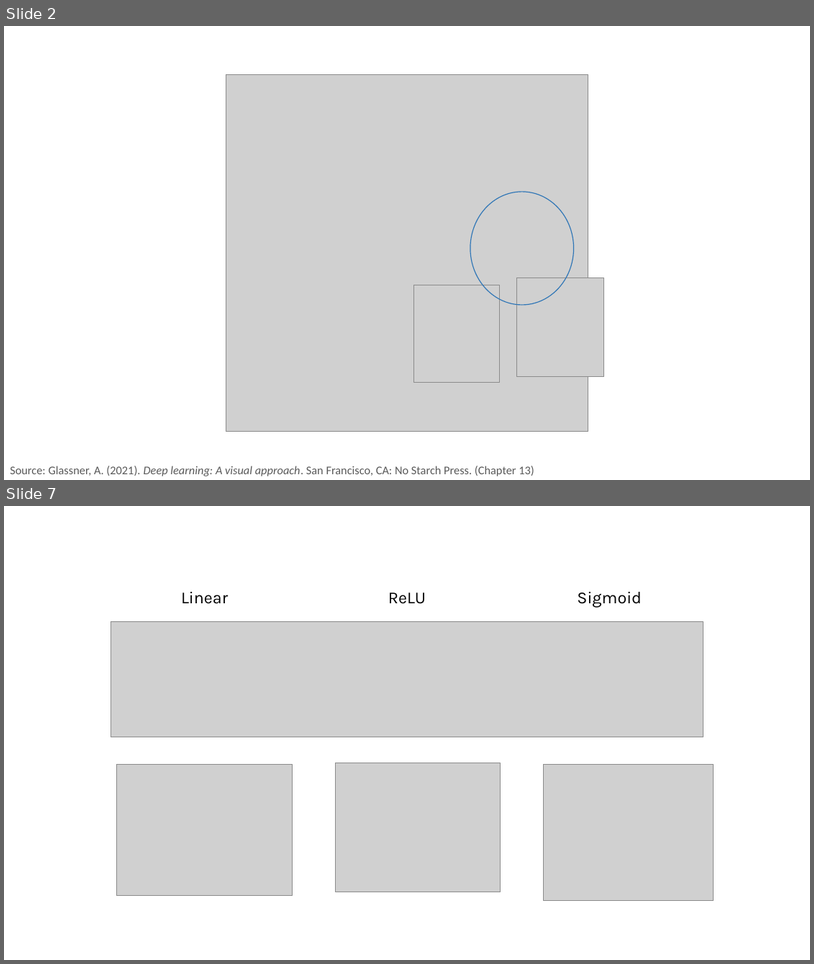
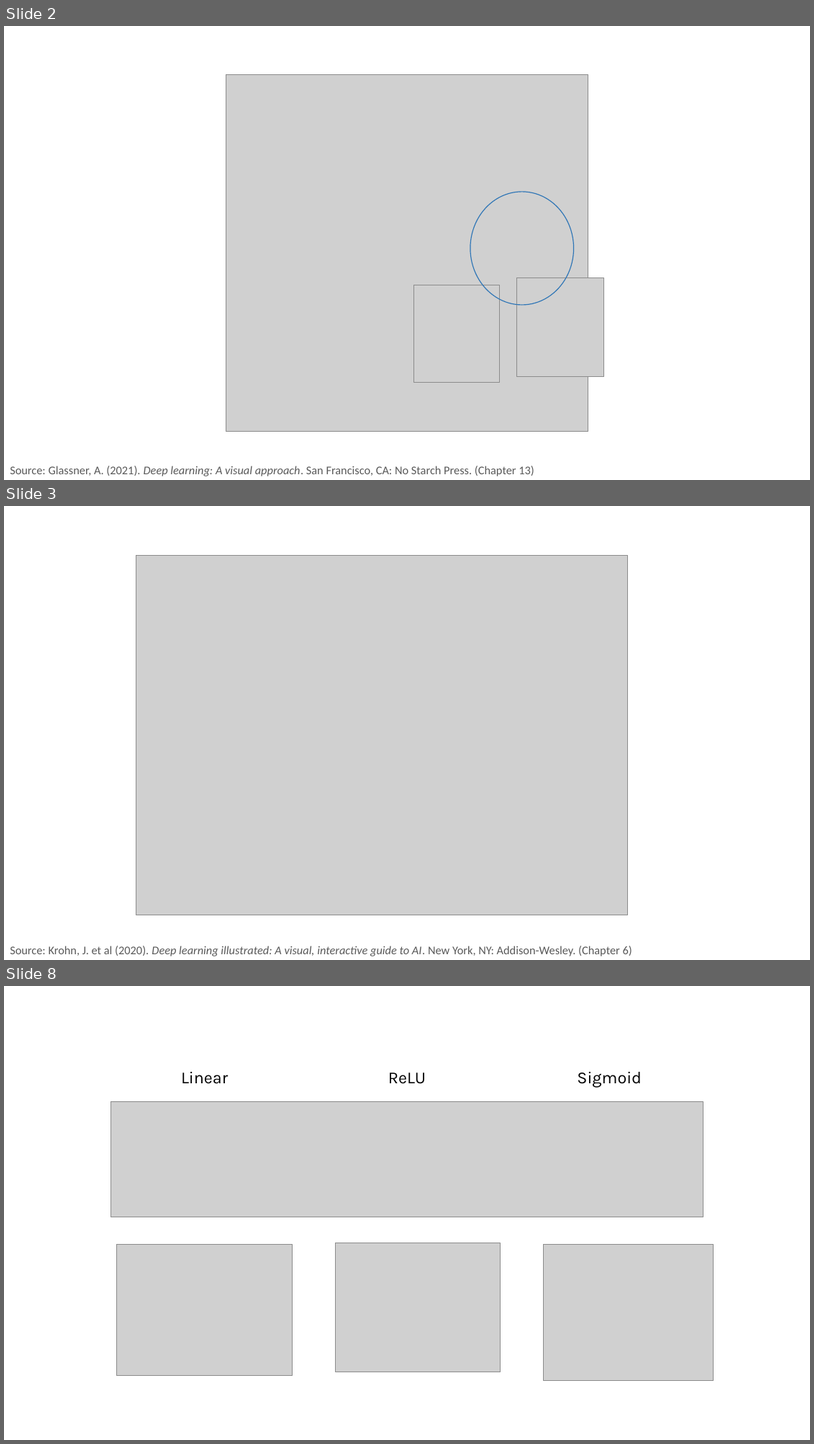
Before and after one commit to PracticumAI/deep_learning, a slide deck: presentations/02.2_activation_functions.pptx. Shown one above the other, each under a label of ours: slides 2 and 7 before the commit, slides 2, 3 and 8 after it; the slides between them are not shown. The pictures are 814x964 and 814x1444 pixels, drawn with LibreOffice and Linux fonts; fonts in the diff are those of the drawing; grey boxes stand for pictures; background and template pictures are left out. Boxes give left, top, right and bottom in pixels: in the first picture for what was removed or moved away, otherwise in the second. Text is boxed around its words. In the diff, an @@ line names an element or a change of style, - is before the commit and + after.

```diff
--- a/presentations/02.2_activation_functions.pptx
+++ b/presentations/02.2_activation_functions.pptx
@@ slide 3 added at box(4, 506, 810, 960), background #FFFFFF @@
@@ picture added at box(136, 556, 628, 914) @@
@@ text added at box(10, 945, 633, 956), 14 pt, text #595959 @@
+Source: Krohn, J. et al (2020). Deep learning illustrated: A visual, interactive guide to AI. New York, NY: Addison-Wesley. (Chapter 6)
@@ what was slide 7 is now slide 8 @@
```
Also in this commit, not shown: 4 slides changed, 1 other slide added, 1 slide removed, 11 other files.
